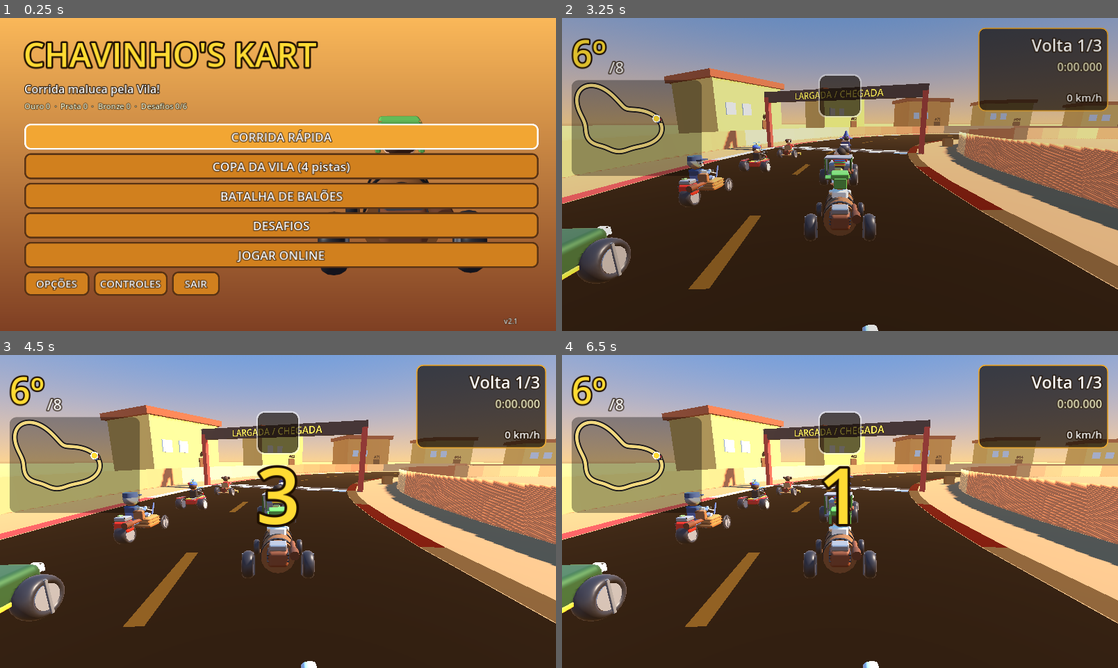
Above: before the commit, frames 1-4 (two rows, left to right).
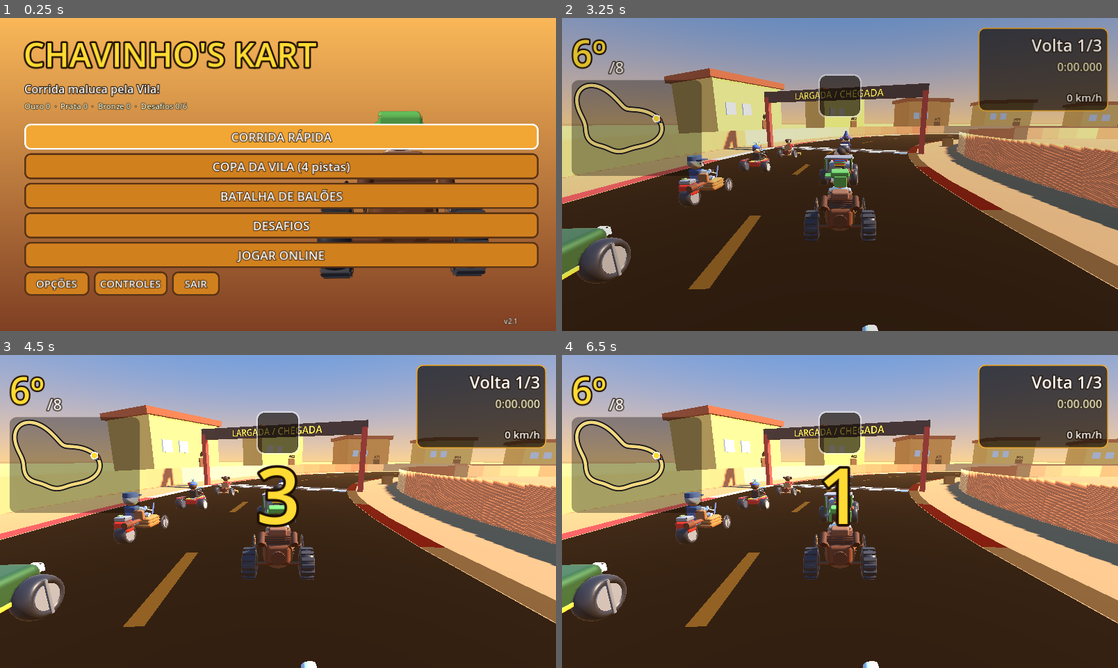
Above: after the commit, the same moments.

Repository: evandrofernandes12-dot/eva-ai
Game: Godot game, scene res://scenes/main/MainMenu.tscn
Two runs of this game, one before a commit and one after it. Both use one fixed random seed, a clock stepped at 60 frames per second and the inputs below.
Inputs (mouse positions are in pixels of both pictures, inside the frame that each line leads up to):
- Up to frame 1 (0.25 s): no input
- Up to frame 2 (3.25 s): move the mouse to (962, 158) at 0.52 s; hold D (steer_right) 0.53-1.28 s; hold Space (drift) 0.53-1.28 s; click (962, 158) at 0.67 s; move the mouse to (728, 190) at 1.27 s; hold S (brake) 1.28-2.03 s; tap E (use_item) at 1.35, 2.85 s; move the mouse to (895, 105) at 2.02 s; hold D (steer_right) 2.03-2.78 s; hold Space (drift) 2.03-2.78 s; move the mouse to (812, 237) at 2.77 s; hold W (accelerate) from 2.78 s (still down); click (812, 237) at 2.92 s
- Up to frame 3 (4.5 s): move the mouse to (444, 558) at 3.52 s; release W (accelerate) at 3.53 s; hold Space (drift) 3.53-4.28 s; hold A (steer_left) from 3.53 s (still down); move the mouse to (111, 464) at 4.27 s; tap E (use_item) at 4.35 s
- Up to frame 4 (6.5 s): move the mouse to (867, 511) at 5.02 s; release A (steer_left) at 5.03 s; hold S (brake) 5.03-5.78 s; hold Space (drift) 5.03-5.78 s; click (867, 511) at 5.17 s; move the mouse to (756, 433) at 5.77 s; hold D (steer_right) from 5.78 s (still down); tap E (use_item) at 5.85 s

The runs differ from the first frame. In frame 1, 1.2% of the frame differs, in the area x 57-88%, y 29-84%; in frame 2, 1.0%; in frame 3, 1.1%; in frame 4, 1.1%.

Commit message:
Kart do Chaves refeito com base no vídeo de referência
- Barril barrigudo com frisos, cintas de ferro, tampa frontal e abertura em cima
- Rodas dianteiras de carroça com raios; pneus traseiros off-road com cravos
- Motor enferrujado com aletas, tanque e dois escapamentos

Co-Authored-By: Claude Opus 5.5 <noreply@anthropic.com>
Claude-Session: https://claude.ai/code/session_01Kxc7kJoxyx7sGpG8h8AuvP

Diff:
--- a/chavinhos-kart/scripts/kart/KartVisuals.gd
+++ b/chavinhos-kart/scripts/kart/KartVisuals.gd
@@ -196,18 +196,103 @@
 
 
 func _style_barrel(wood: Color, _c2: Color) -> Vector3:
-	ProcMesh.cyl(_body, 0.52, 1.7, Vector3(0, 0.62, 0.05), wood, Vector3(90, 0, 0))
-	for z: float in [-0.65, 0.0, 0.7]:
-		ProcMesh.cyl(_body, 0.55, 0.12, Vector3(0, 0.62, z), DARK, Vector3(90, 0, 0), -1.0, 0.5, 0.5)
-	# tábuas (frisos) no tampo frontal
-	ProcMesh.rbox(_body, Vector3(0.05, 0.9, 0.04), Vector3(0, 0.62, -0.92), wood.darkened(0.3))
-	_engine(Vector3(0, 0.8, 1.25), RUST)
-	_exhaust(Vector3(0.45, 1.0, 1.0))
-	_wheel(Vector3(-0.8, 0.3, -0.8), 0.3, 0.2, DARK, wood.lightened(0.1), true)
-	_wheel(Vector3(0.8, 0.3, -0.8), 0.3, 0.2, DARK, wood.lightened(0.1), true)
-	_wheel(Vector3(-0.9, 0.42, 0.95), 0.42, 0.34, DARK, METAL, false)
-	_wheel(Vector3(0.9, 0.42, 0.95), 0.42, 0.34, DARK, METAL, false)
-	return Vector3(0, 0.78, -0.05)
+	# Kart do Chaves (referência: modelo do vídeo). Barril deitado e "barrigudo", aberto em cima.
+	var iron: Color = Color(0.16, 0.15, 0.15)
+	var rust: Color = Color(0.45, 0.25, 0.15)
+	var by: float = 0.72 # altura do eixo do barril
+	# barril: duas metades cônicas (mais gordo no meio, mais fino nas pontas)
+	ProcMesh.cyl(_body, 0.47, 0.88, Vector3(0, by, -0.44), wood, Vector3(90, 0, 0), 0.58, 0.85)
+	ProcMesh.cyl(_body, 0.58, 0.88, Vector3(0, by, 0.44), wood, Vector3(90, 0, 0), 0.47, 0.85)
+	# frisos das tábuas ao longo do barril
+	for i in 12:
+		var ang: float = TAU * float(i) / 12.0
+		var dir := Vector3(cos(ang), sin(ang), 0.0)
+		var c := Vector3(0, by, 0)
+		var front: Vector3 = c + dir * 0.475 + Vector3(0, 0, -0.86)
+		var mid: Vector3 = c + dir * 0.583
+		var back: Vector3 = c + dir * 0.475 + Vector3(0, 0, 0.86)
+		_limb(_body, front, mid, 0.012, wood.darkened(0.4))
+		_limb(_body, mid, back, 0.012, wood.darkened(0.4))
+	# cintas de ferro (duas perto de cada ponta), acompanhando o formato
+	for z: float in [-0.72, -0.5, 0.5, 0.72]:
+		var r: float = lerpf(0.58, 0.47, absf(z) / 0.88) + 0.015
+		ProcMesh.cyl(_body, r, 0.07, Vector3(0, by, z), iron, Vector3(90, 0, 0), -1.0, 0.5, 0.6)
+	# tampa redonda de tábuas na frente
+	ProcMesh.cyl(_body, 0.45, 0.04, Vector3(0, by, -0.89), wood.lightened(0.08), Vector3(90, 0, 0), -1.0, 0.9)
+	for x: float in [-0.15, 0.15]:
+		ProcMesh.rbox(_body, Vector3(0.025, 0.82, 0.02), Vector3(x, by, -0.915), wood.darkened(0.4))
+	ProcMesh.torus(_body, 0.42, 0.47, Vector3(0, by, -0.9), iron, Vector3(90, 0, 0), 0.6)
+	# abertura em cima (onde o Chaves senta): fundo escuro + borda de madeira
+	ProcMesh.sphere(_body, 0.5, Vector3(0, by + 0.5, 0.05), Color(0.12, 0.07, 0.04), Vector3(0.78, 0.12, 1.15))
+	var rim: MeshInstance3D = ProcMesh.torus(_body, 0.34, 0.42, Vector3(0, by + 0.55, 0.05), wood.darkened(0.15), Vector3.ZERO)
+	rim.scale = Vector3(1.0, 0.7, 1.35)
+	# eixo dianteiro de ferro e rodas de madeira com raios (altas e finas)
+	ProcMesh.cyl(_body, 0.045, 1.75, Vector3(0, 0.42, -0.62), rust, Vector3(0, 0, 90), -1.0, 0.6, 0.5)
+	for x: float in [-0.3, 0.3]:
+		_limb(_body, Vector3(x, 0.42, -0.62), Vector3(x * 0.8, by - 0.35, -0.45), 0.03, rust)
+	_spoked_wheel(Vector3(-0.88, 0.42, -0.62), 0.42, wood.lightened(0.15))
+	_spoked_wheel(Vector3(0.88, 0.42, -0.62), 0.42, wood.lightened(0.15))
+	# motor enferrujado atrás
+	var eng := Vector3(0, 0.9, 1.18)
+	ProcMesh.rbox(_body, Vector3(0.72, 0.62, 0.55), eng, rust, Vector3.ZERO, 0.8, 0.4)
+	for i in 5: # aletas de refrigeração
+		ProcMesh.rbox(_body, Vector3(0.76, 0.03, 0.5), eng + Vector3(0, 0.32 + 0.06 * float(i), -0.02), rust.darkened(0.2), Vector3.ZERO, 0.8, 0.4)
+	ProcMesh.rbox(_body, Vector3(0.5, 0.22, 0.4), eng + Vector3(0, 0.66, 0.02), rust.lightened(0.1), Vector3.ZERO, 0.8, 0.3) # tanque
+	ProcMesh.cyl(_body, 0.2, 0.08, eng + Vector3(0, -0.05, 0.3), rust.darkened(0.15), Vector3(90, 0, 0), -1.0, 0.7, 0.4) # tampa redonda
+	# dois escapamentos subindo para trás
+	for sx: float in [-1.0, 1.0]:
+		var p0: Vector3 = eng + Vector3(sx * 0.3, 0.15, 0.1)
+		var p1: Vector3 = eng + Vector3(sx * 0.42, 0.55, 0.5)
+		_limb(_body, p0, p1, 0.045, rust.darkened(0.1))
+		ProcMesh.cyl(_body, 0.085, 0.38, p1 + Vector3(0, 0.08, 0.15), rust.darkened(0.25), Vector3(-60, 0, 0), -1.0, 0.7, 0.4)
+	_exhaust_pos = eng + Vector3(0.42, 0.75, 0.9)
+	# eixo traseiro + pneus grossos com cravos
+	ProcMesh.cyl(_body, 0.05, 1.6, Vector3(0, 0.48, 1.0), rust, Vector3(0, 0, 90), -1.0, 0.6, 0.5)
+	for x: float in [-0.3, 0.3]:
+		_limb(_body, Vector3(x, 0.48, 1.0), Vector3(x, by - 0.3, 0.6), 0.035, rust)
+	_knobby_wheel(Vector3(-0.85, 0.48, 1.0), 0.48, 0.42)
+	_knobby_wheel(Vector3(0.85, 0.48, 1.0), 0.48, 0.42)
+	return Vector3(0, 0.86, 0.0)
+
+
+## Roda de carroça: aro de madeira, borracha fina e 8 raios.
+func _spoked_wheel(pos: Vector3, radius: float, wood: Color) -> void:
+	var pivot := Node3D.new()
+	pivot.position = pos
+	_body.add_child(pivot)
+	var spinner := Node3D.new()
+	pivot.add_child(spinner)
+	ProcMesh.torus(spinner, radius * 0.86, radius, Vector3.ZERO, DARK, Vector3(0, 0, 90)).scale = Vector3(1, 0.9, 1)
+	ProcMesh.torus(spinner, radius * 0.72, radius * 0.88, Vector3.ZERO, wood, Vector3(0, 0, 90)).scale = Vector3(1, 0.7, 1)
+	ProcMesh.cyl(spinner, radius * 0.22, 0.14, Vector3.ZERO, wood.darkened(0.2), Vector3(0, 0, 90))
+	ProcMesh.cyl(spinner, radius * 0.1, 0.18, Vector3.ZERO, DARK, Vector3(0, 0, 90))
+	for i in 8:
+		var arm := Node3D.new()
+		arm.rotation.x = TAU * float(i) / 8.0
+		spinner.add_child(arm)
+		ProcMesh.rbox(arm, Vector3(0.045, radius * 0.6, 0.045), Vector3(0, radius * 0.48, 0), wood)
+	_steer_pivots.append(pivot)
+	_spin_nodes.append(spinner)
+	_spin_radii.append(radius)
+
+
+## Pneu off-road: grosso, com cravos em volta e cubo de metal enferrujado.
+func _knobby_wheel(pos: Vector3, radius: float, width: float) -> void:
+	var pivot := Node3D.new()
+	pivot.position = pos
+	_body.add_child(pivot)
+	var spinner := Node3D.new()
+	pivot.add_child(spinner)
+	ProcMesh.torus(spinner, radius * 0.45, radius * 0.95, Vector3.ZERO, DARK, Vector3(0, 0, 90)).scale = Vector3(1, maxf(width / (radius * 0.5), 0.3), 1)
+	ProcMesh.cyl(spinner, radius * 0.5, width * 0.85, Vector3.ZERO, Color(0.42, 0.26, 0.17), Vector3(0, 0, 90), -1.0, 0.7, 0.5)
+	ProcMesh.cyl(spinner, radius * 0.15, width * 0.95, Vector3.ZERO, Color(0.3, 0.2, 0.14), Vector3(0, 0, 90), -1.0, 0.6, 0.5)
+	for i in 14:
+		var arm := Node3D.new()
+		arm.rotation.x = TAU * float(i) / 14.0
+		spinner.add_child(arm)
+		ProcMesh.rbox(arm, Vector3(width * 0.9, 0.08, 0.12), Vector3(0, radius * 0.93, 0), DARK.lightened(0.05))
+	_spin_nodes.append(spinner)
+	_spin_radii.append(radius)
 
 
 func _style_plank(wood: Color, accent: Color) -> Vector3:
@@ -401,8 +486,8 @@
 		"feet": seat + Vector3(0, -0.4, -0.5)}
 	match style:
 		"barrel":
-			r["anchor"] = Vector3(0, 1.0, -0.85)
-			r["feet"] = Vector3(0, 0.35, -0.6) # dentro do barril
+			r["anchor"] = Vector3(0, 1.1, -0.7)
+			r["feet"] = Vector3(0, 0.45, -0.5) # dentro do barril
 		"plank":
 			r["ctrl"] = "bar"
 			r["gw"] = 0.3
